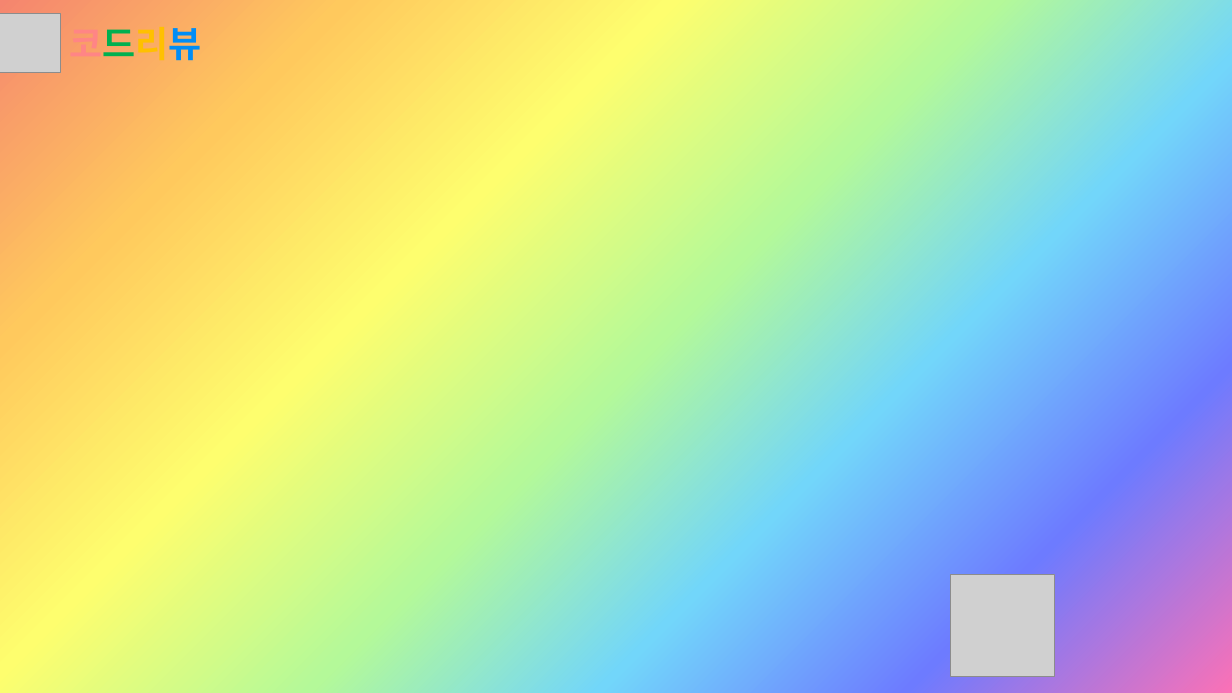
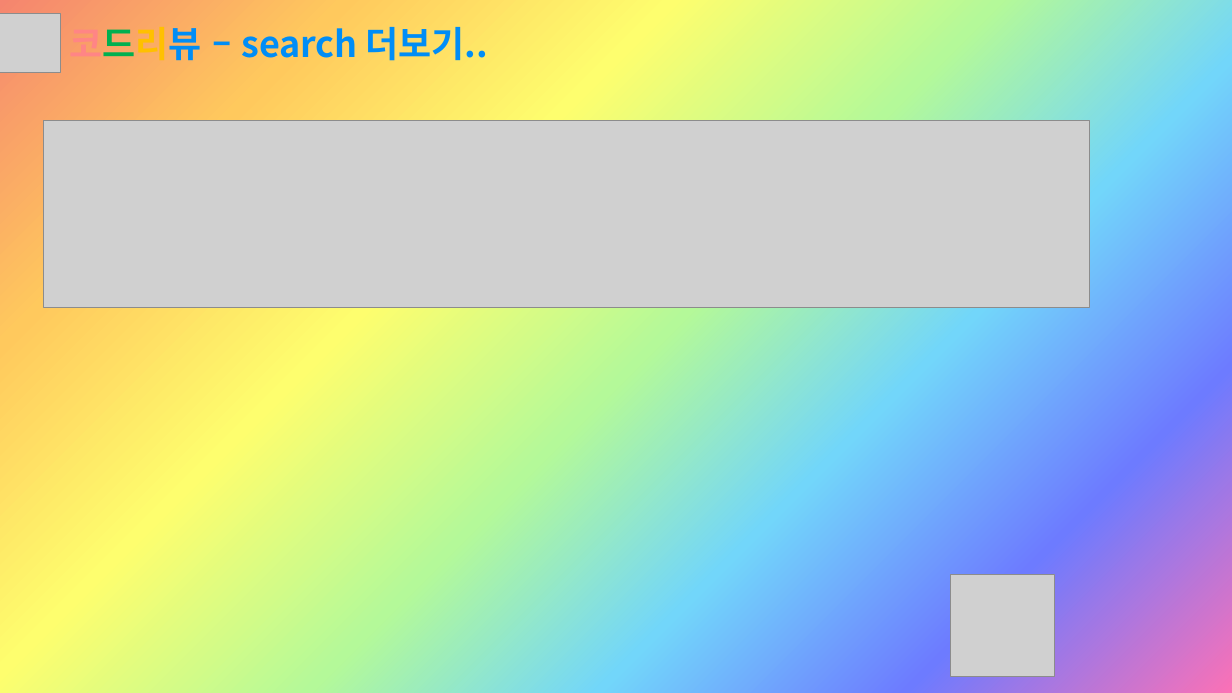
Before and after one commit to Sujin-Lim/DB-Project2, a slide deck: slide 24 of Button.pptx (slide 14 before the commit). Drawn at 1232x693 pixels with LibreOffice and Linux fonts; fonts in the diff are those of the drawing; grey boxes stand for pictures. Boxes give left, top, right and bottom in pixels: in the first picture for what was removed or moved away, otherwise in the second. Text is boxed around its words. In the diff, an @@ line names an element or a change of style, - is before the commit and + after.

```diff
--- a/Button.pptx
+++ b/Button.pptx
@@ text at <box>70,27,488,61</box>: text changed; text colour #FF8585 to #008DF6 @@
-코드리뷰
+코드리뷰 – search 더보기..
@@ picture added at <box>43,120,1090,308</box> @@
```
Also in this commit, not shown: 8 other slides changed, 11 slides added.
